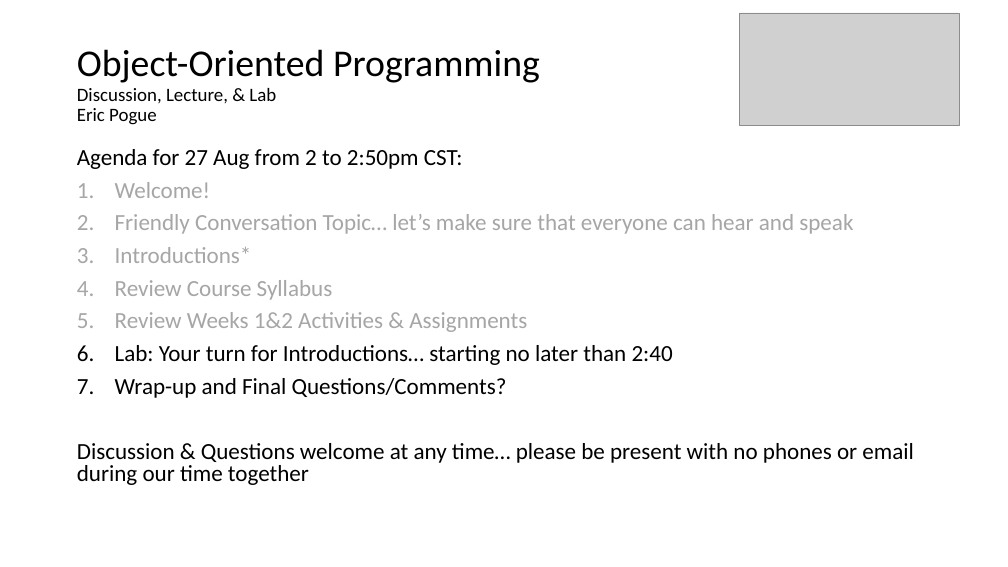
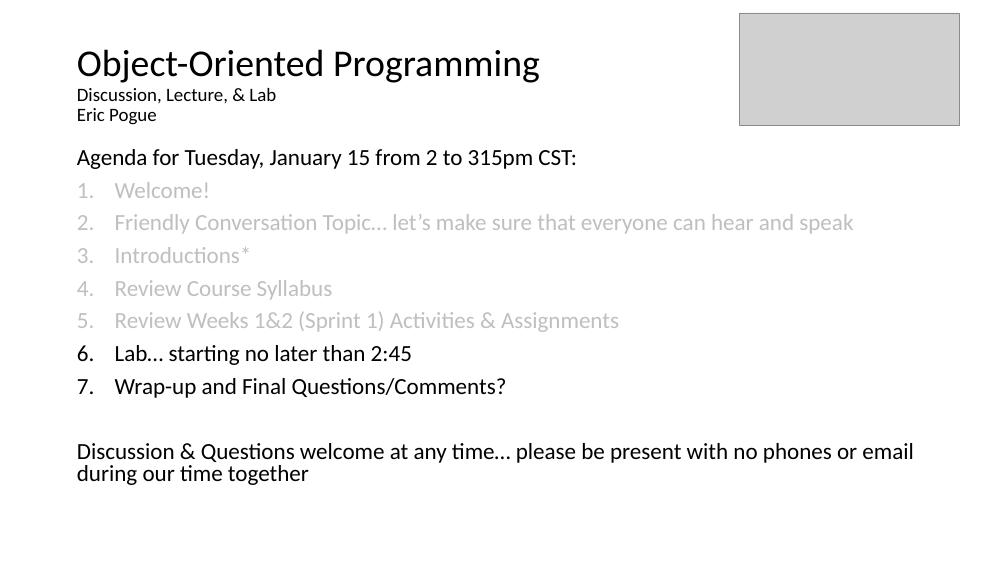
Before and after one commit to jamesbaptiste1/cpsc-24500-2019-01-spring-001, a slide deck: slide 11 of lecture-presentations/2019-01-15.pptx. Drawn at 1008x567 pixels with LibreOffice and Linux fonts; fonts in the diff are those of the drawing; grey boxes stand for pictures. Boxes give left, top, right and bottom in pixels: in the first picture for what was removed or moved away, otherwise in the second. Text is boxed around its words. In the diff, an @@ line names an element or a change of style, - is before the commit and + after.

```diff
--- a/lecture-presentations/2019-01-15.pptx
+++ b/lecture-presentations/2019-01-15.pptx
@@ text at [77,149,577,169]: text changed @@
-Agenda for 27 Aug from 2 to 2:50pm CST:
+Agenda for Tuesday, January 15 from 2 to 315pm CST:
@@ text at [115,182,853,300]: text colour #A6A6A6 to #BFBFBF in "Welcome!", "Friendly Conversation Topic… let’s make sure that ...", "Introductions*", "Review Course Syllabus" @@
@@ text at [115,311,619,365]: text changed; text colour #000000 to #BFBFBF @@
-5. Review Weeks 1&2 Activities & Assignments
-6. Lab: Your turn for Introductions… starting no later than 2:40
+5. Review Weeks 1&2 (Sprint 1) Activities & Assignments
+6. Lab… starting no later than 2:45
```
Also in this commit, not shown: 4 other slides changed, 3 slides removed.
